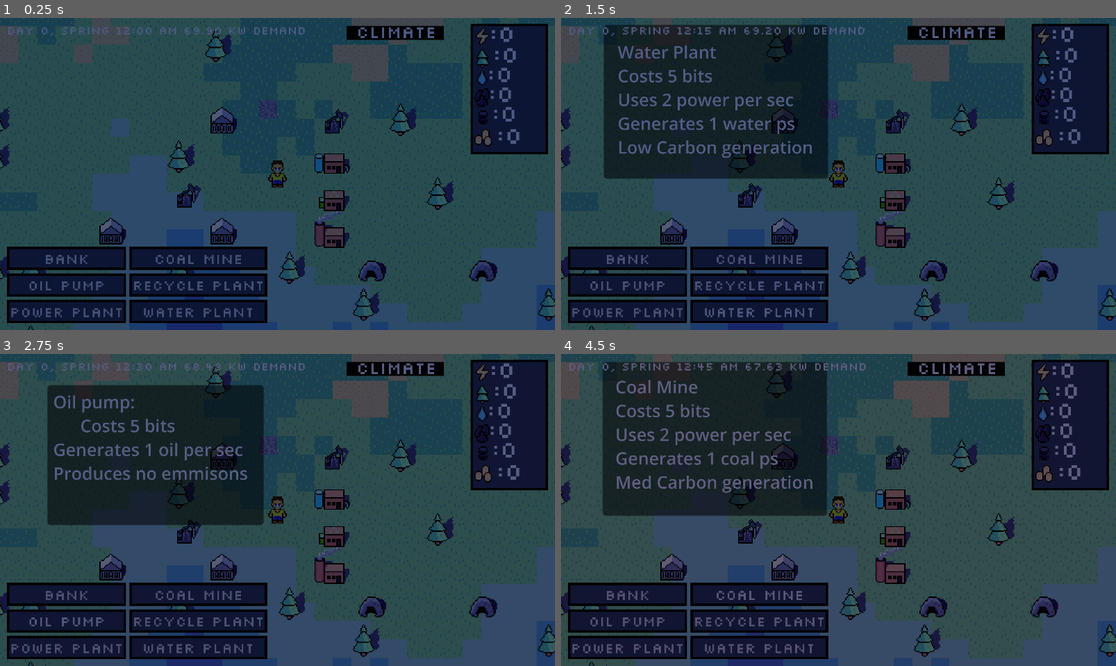
Above: before the commit, frames 1-4 (two rows, left to right).
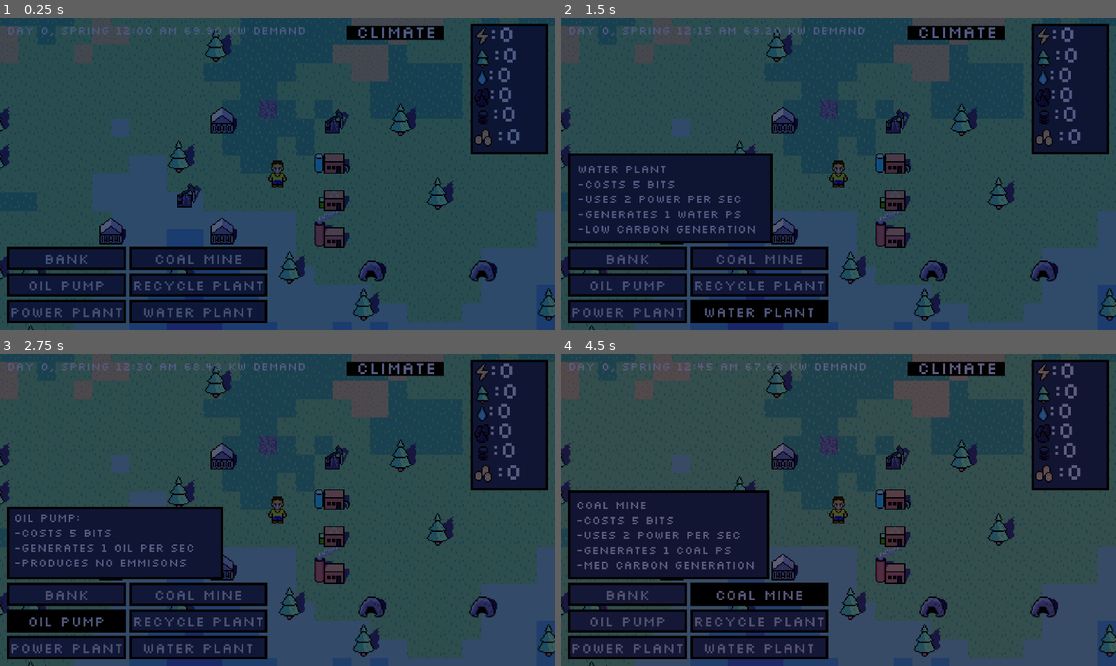
Above: after the commit, the same moments.

Repository: AdrianTheFrog/SMathHacks-Reasource-Conservation-Project
Game: Godot game, scene res://main scene.tscn
Two runs of this game, one before a commit and one after it. Both use one fixed random seed, a clock stepped at 60 frames per second and the inputs below.
Inputs:
- Up to frame 1 (0.25 s): no input
- Up to frame 2 (1.5 s): click "Power Plant" at 0.5 s; click "Water Plant" at 1.25 s
- Up to frame 3 (2.75 s): click "Oil Pump" at 2 s
- Up to frame 4 (4.5 s): click "Recycle Plant" at 2.75 s; click "Bank" at 3.5 s; click "Coal Mine" at 4.25 s

The runs differ from the first frame. In frame 2, 26% of the frame differs, in the area x 1-49%, y 2-98%; in frame 3, 24%; in frame 4, 26%.

Commit message:
more button formatting

Diff:
--- a/Buttonthemes.tres
+++ b/Buttonthemes.tres
@@ -15,26 +15,13 @@
 corner_radius_bottom_left = 3
 corner_detail = 5
 
-[sub_resource type="StyleBoxFlat" id="StyleBoxFlat_u1l0l"]
-content_margin_left = 4.0
-content_margin_top = 4.0
-content_margin_right = 4.0
-content_margin_bottom = 4.0
-bg_color = Color(1, 1, 1, 0.75)
-draw_center = false
-border_width_left = 2
-border_width_top = 2
-border_width_right = 2
-border_width_bottom = 2
-corner_radius_top_left = 3
-corner_radius_top_right = 3
-corner_radius_bottom_right = 3
-corner_radius_bottom_left = 3
-corner_detail = 5
-expand_margin_left = 2.0
-expand_margin_top = 2.0
-expand_margin_right = 2.0
-expand_margin_bottom = 2.0
+[sub_resource type="StyleBoxFlat" id="StyleBoxFlat_vnbp1"]
+bg_color = Color(0, 0, 0, 1)
+border_width_left = 40
+border_width_top = 40
+border_width_right = 40
+border_width_bottom = 40
+border_color = Color(0, 0, 0, 1)
 
 [resource]
 Button/colors/font_color = Color(0.875, 0.875, 0.875, 1)
@@ -56,7 +43,7 @@
 Button/font_sizes/font_size = 16
 Button/fonts/font = ExtResource("1_epcs1")
 Button/styles/disabled = SubResource("StyleBoxFlat_0wdyl")
-Button/styles/focus = SubResource("StyleBoxFlat_u1l0l")
+Button/styles/focus = SubResource("StyleBoxFlat_vnbp1")
 Button/styles/hover = ExtResource("2_ix8je")
 Button/styles/normal = ExtResource("2_ix8je")
 Button/styles/pressed = ExtResource("2_ix8je")
--- a/box.tres
+++ b/box.tres
@@ -1,7 +1,7 @@
 [gd_resource type="StyleBoxFlat" format=3 uid="uid://belaybtn605q7"]
 
 [resource]
-bg_color = Color(0.227451, 0.266667, 0.4, 1)
+bg_color = Color(0.250167, 0.292162, 0.434647, 1)
 border_width_left = 40
 border_width_top = 40
 border_width_right = 40
--- /dev/null
+++ b/box2.tres
@@ -0,0 +1,9 @@
+[gd_resource type="StyleBoxFlat" format=3 uid="uid://c47e603ajv5n5"]
+
+[resource]
+bg_color = Color(0.227451, 0.266667, 0.4, 1)
+border_width_left = 2
+border_width_top = 2
+border_width_right = 2
+border_width_bottom = 2
+border_color = Color(0, 0, 0, 1)
--- a/main scene.tscn
+++ b/main scene.tscn
@@ -11,6 +11,7 @@
 [ext_resource type="Script" path="res://Camera2D.gd" id="4_e6nis"]
 [ext_resource type="Script" path="res://TimePowerLabel.gd" id="10_5bt7y"]
 [ext_resource type="Texture2D" uid="uid://dihjnfo6fb26n" path="res://uistuff/powerNew.png" id="12_dd6jf"]
+[ext_resource type="StyleBox" uid="uid://c47e603ajv5n5" path="res://box2.tres" id="12_mqr45"]
 [ext_resource type="Texture2D" uid="uid://brk4t453wq7ej" path="res://uistuff/woodNew.png" id="13_5cnpj"]
 [ext_resource type="Texture2D" uid="uid://c5m6qvhxx8pmq" path="res://uistuff/waterNew.png" id="14_63uny"]
 [ext_resource type="Theme" uid="uid://bpvpg7fswoucc" path="res://Buttonthemes.tres" id="15_07nre"]
@@ -27,14 +28,6 @@
 glow_hdr_threshold = 0.79
 glow_hdr_luminance_cap = 249.14
 
-[sub_resource type="StyleBoxFlat" id="StyleBoxFlat_kpdka"]
-bg_color = Color(0.227451, 0.266667, 0.4, 1)
-border_width_left = 2
-border_width_top = 2
-border_width_right = 2
-border_width_bottom = 2
-border_color = Color(0, 0, 0, 1)
-
 [sub_resource type="StyleBoxFlat" id="StyleBoxFlat_vh38i"]
 bg_color = Color(0, 0, 0, 1)
 
@@ -105,7 +98,7 @@
 offset_top = -130.0
 offset_right = 234.0
 offset_bottom = -17.0
-theme_override_styles/panel = SubResource("StyleBoxFlat_kpdka")
+theme_override_styles/panel = ExtResource("12_mqr45")
 
 [node name="Powerui" type="Sprite2D" parent="Camera2D"]
 texture_filter = 1
@@ -269,133 +262,143 @@
 
 [node name="oilpumppanel" type="Panel" parent="Camera2D"]
 visible = false
-offset_left = -199.0
-offset_top = -108.0
-offset_right = -12.0
-offset_bottom = 13.0
+offset_left = -234.0
+offset_top = -3.0
+offset_right = -47.0
+offset_bottom = 60.0
+theme_override_styles/panel = ExtResource("12_mqr45")
 
 [node name="oiltext" type="Label" parent="Camera2D"]
 visible = false
-offset_left = -194.0
-offset_top = -104.0
-offset_right = 3173.0
-offset_bottom = 2136.0
-scale = Vector2(0.05, 0.05)
-theme_override_font_sizes/font_size = 300
+offset_left = -228.0
+offset_right = 3332.0
+offset_bottom = 1140.0
+scale = Vector2(0.05, 0.05)
+theme_override_fonts/font = ExtResource("17_dsinh")
+theme_override_font_sizes/font_size = 200
 text = "Oil pump:
-      Costs 5 bits
-Generates 1 oil per sec
-Produces no emmisons
+-Costs 5 bits
+-Generates 1 oil per sec
+-Produces no emmisons
 "
 
 [node name="recyclepanel" type="Panel" parent="Camera2D"]
 visible = false
-offset_left = -205.0
-offset_top = -120.0
-offset_right = -11.0
-offset_bottom = 13.0
+offset_left = -234.0
+offset_top = -17.0
+offset_right = -40.0
+offset_bottom = 60.0
+theme_override_styles/panel = ExtResource("12_mqr45")
 
 [node name="recycletext" type="Label" parent="Camera2D"]
 visible = false
-offset_left = -196.0
-offset_top = -111.0
-offset_right = 3290.0
-offset_bottom = 1946.0
-scale = Vector2(0.05, 0.05)
-theme_override_font_sizes/font_size = 300
+offset_left = -227.0
+offset_top = -10.0
+offset_right = 3259.0
+offset_bottom = 2047.0
+scale = Vector2(0.05, 0.05)
+theme_override_fonts/font = ExtResource("17_dsinh")
+theme_override_font_sizes/font_size = 200
 text = "Recycle Plant
-Costs 10 bits
-Uses 4 wood per second
-Generates 1 power ps
-No Carbon generation
+-Costs 10 bits
+-Uses 4 wood per second
+-Generates 1 power ps
+-No Carbon generation"
+
+[node name="powerplantpanel" type="Panel" parent="Camera2D"]
+visible = false
+offset_left = -234.0
+offset_top = -17.0
+offset_right = -53.0
+offset_bottom = 60.0
+theme_override_styles/panel = ExtResource("12_mqr45")
+
+[node name="powerplanttext" type="Label" parent="Camera2D"]
+visible = false
+offset_left = -226.0
+offset_top = -10.0
+offset_right = 3230.0
+offset_bottom = 2047.0
+scale = Vector2(0.05, 0.05)
+theme_override_fonts/font = ExtResource("17_dsinh")
+theme_override_font_sizes/font_size = 200
+text = "Power Plant
+-Costs 5 bits
+-Uses 2 coal or oil
+-Generates 1 power ps
+-High Carbon generation
 "
 
-[node name="powerplantpanel" type="Panel" parent="Camera2D"]
-visible = false
-offset_left = -204.0
-offset_top = -130.0
-offset_right = -10.0
-offset_bottom = 3.0
-
-[node name="powerplanttext" type="Label" parent="Camera2D"]
-visible = false
-offset_left = -194.0
-offset_top = -118.0
-offset_right = 3262.0
-offset_bottom = 1939.0
-scale = Vector2(0.05, 0.05)
-theme_override_font_sizes/font_size = 300
-text = "Power Plant
-Costs 5 bits
-Uses 2 coal or oil
-Generates 1 power ps
-High Carbon generation
+[node name="waterplantpanel" type="Panel" parent="Camera2D"]
+visible = false
+offset_left = -234.0
+offset_top = -18.0
+offset_right = -57.0
+offset_bottom = 60.0
+theme_override_styles/panel = ExtResource("12_mqr45")
+
+[node name="waterplanttext" type="Label" parent="Camera2D"]
+visible = false
+offset_left = -226.0
+offset_top = -11.0
+offset_right = 3155.0
+offset_bottom = 2046.0
+scale = Vector2(0.05, 0.05)
+theme_override_fonts/font = ExtResource("17_dsinh")
+theme_override_font_sizes/font_size = 200
+text = "Water Plant
+-Costs 5 bits
+-Uses 2 power per sec
+-Generates 1 water ps
+-Low Carbon generation
 "
 
-[node name="waterplantpanel" type="Panel" parent="Camera2D"]
-visible = false
-offset_left = -203.0
-offset_top = -129.0
-offset_right = -9.0
-offset_bottom = 4.0
-
-[node name="waterplanttext" type="Label" parent="Camera2D"]
-visible = false
-offset_left = -191.0
-offset_top = -116.0
-offset_right = 3190.0
-offset_bottom = 1941.0
-scale = Vector2(0.05, 0.05)
-theme_override_font_sizes/font_size = 300
-text = "Water Plant
-Costs 5 bits
-Uses 2 power per sec
-Generates 1 water ps
-Low Carbon generation
+[node name="coalminepanel" type="Panel" parent="Camera2D"]
+visible = false
+offset_left = -234.0
+offset_top = -17.0
+offset_right = -60.0
+offset_bottom = 60.0
+theme_override_styles/panel = ExtResource("12_mqr45")
+
+[node name="coalminetext" type="Label" parent="Camera2D"]
+visible = false
+offset_left = -227.0
+offset_top = -11.0
+offset_right = 3200.0
+offset_bottom = 2046.0
+scale = Vector2(0.05, 0.05)
+theme_override_fonts/font = ExtResource("17_dsinh")
+theme_override_font_sizes/font_size = 200
+text = "Coal Mine
+-Costs 5 bits
+-Uses 2 power per sec
+-Generates 1 coal ps
+-Med Carbon generation
 "
 
-[node name="coalminepanel" type="Panel" parent="Camera2D"]
-visible = false
-offset_left = -204.0
-offset_top = -128.0
-offset_right = -10.0
-offset_bottom = 5.0
-
-[node name="coalminetext" type="Label" parent="Camera2D"]
-visible = false
-offset_left = -193.0
-offset_top = -117.0
-offset_right = 3234.0
-offset_bottom = 1940.0
-scale = Vector2(0.05, 0.05)
-theme_override_font_sizes/font_size = 300
-text = "Coal Mine
-Costs 5 bits
-Uses 2 power per sec
-Generates 1 coal ps
-Med Carbon generation
-"
-
 [node name="bankpanel" type="Panel" parent="Camera2D"]
 visible = false
-offset_left = -205.0
-offset_top = -124.0
-offset_right = -11.0
-offset_bottom = 9.0
+offset_left = -234.0
+offset_top = -19.0
+offset_right = -52.0
+offset_bottom = 60.0
+theme_override_styles/panel = ExtResource("12_mqr45")
 
 [node name="banktext" type="Label" parent="Camera2D"]
 visible = false
-offset_left = -193.0
-offset_top = -111.0
-offset_right = 3188.0
-offset_bottom = 1946.0
-scale = Vector2(0.05, 0.05)
-theme_override_font_sizes/font_size = 300
+offset_left = -225.0
+offset_top = -12.0
+offset_right = 3156.0
+offset_bottom = 2045.0
+scale = Vector2(0.05, 0.05)
+theme_override_fonts/font = ExtResource("17_dsinh")
+theme_override_font_sizes/font_size = 200
 text = "Bank
-Costs 5 bits
-Uses 5 power ps
-Generates 1 bit ps
-Low Carbon generation
+-Costs 5 bits
+-Uses 5 power ps
+-Generates 1 bit ps
+-Low Carbon generation
 "
 
 [node name="banktext2" type="Label" parent="Camera2D"]
